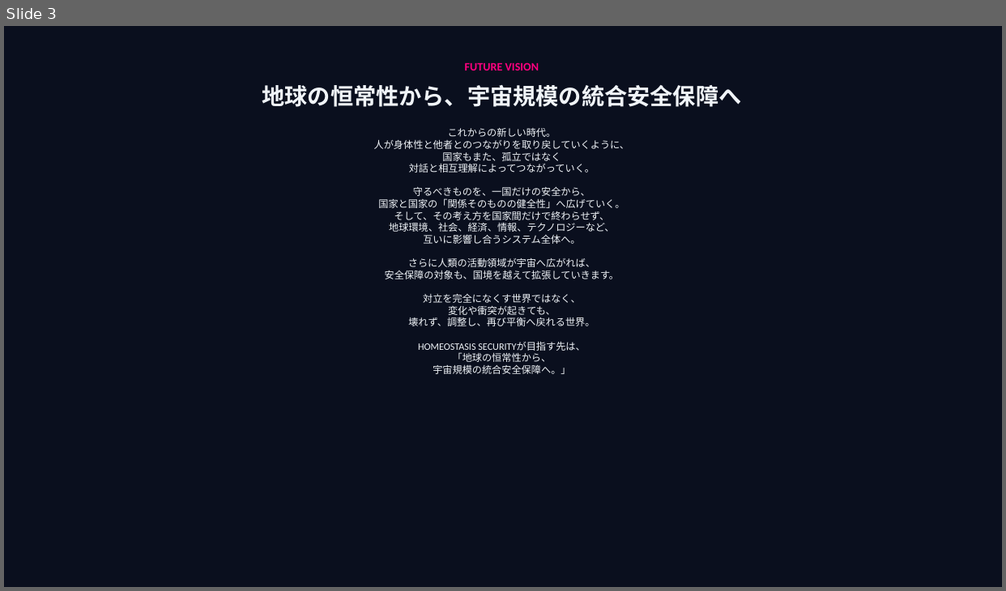
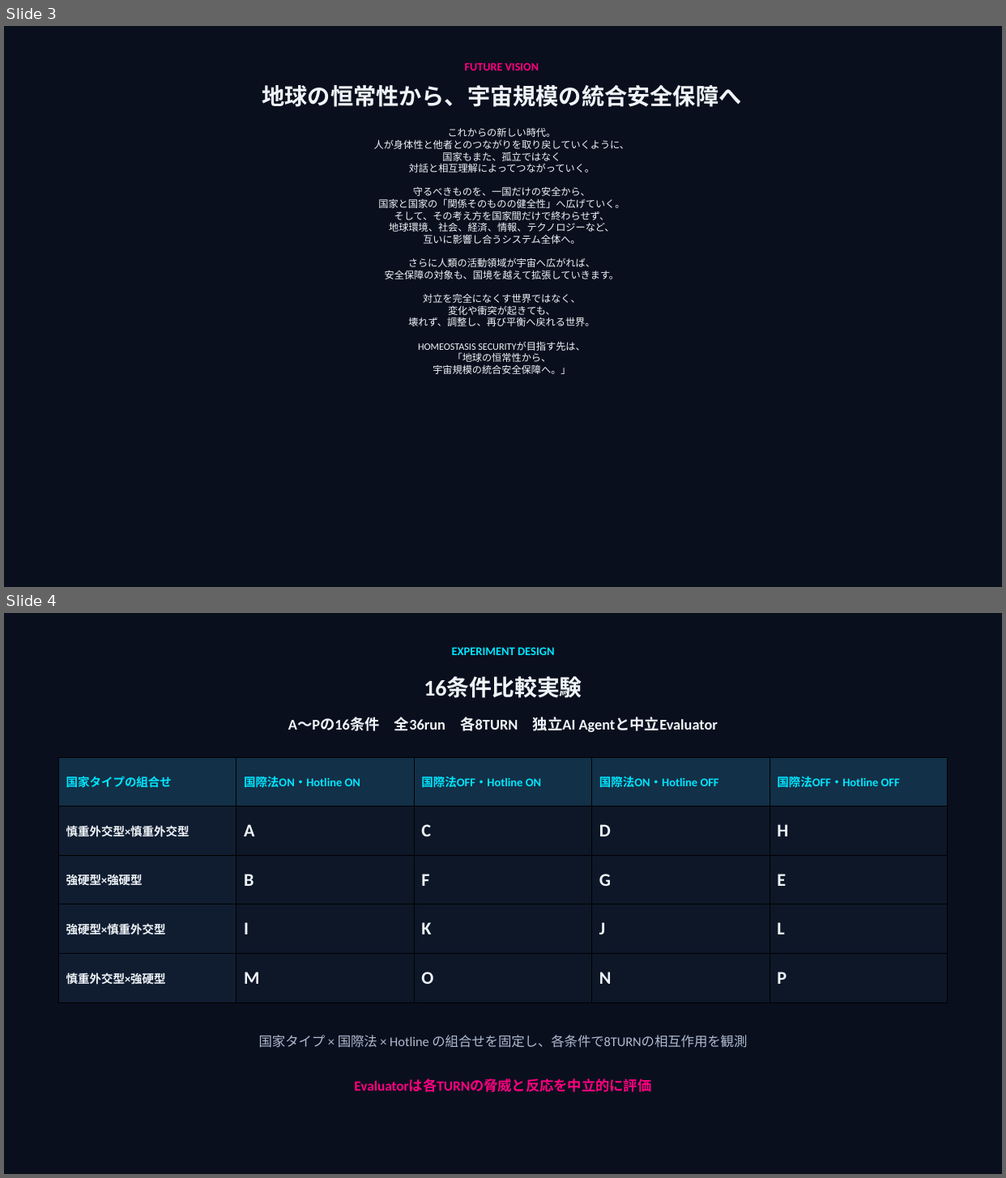
Before and after one commit to ryoryo3888/homeostasis-security, a slide deck: homeostasis_security_presentation(2).pptx. Shown one above the other, each under a label of ours: slide 3 before the commit, slides 3 and 4 after it. The pictures are 1006x591 and 1006x1178 pixels, drawn with LibreOffice and Linux fonts; fonts in the diff are those of the drawing. Boxes give left, top, right and bottom in pixels: in the first picture for what was removed or moved away, otherwise in the second. Text is boxed around its words. In the diff, an @@ line names an element or a change of style, - is before the commit and + after.

```diff
--- a/homeostasis_security_presentation(2).pptx
+++ b/homeostasis_security_presentation(2).pptx
@@ slide 4 added at [4, 613, 1002, 1174], background #0A0F1E @@
@@ text added at [452, 647, 555, 655], 11.2 pt, text #00E5FF, bold @@
+EXPERIMENT DESIGN
@@ text added at [424, 677, 582, 698], 21.8 pt, text #F0F4F8, bold @@
+16条件比較実験
@@ text added at [288, 717, 718, 732], 14.2 pt, text #F0F4F8, bold @@
+A〜Pの16条件 全36run 各8TURN 独立AI Agentと中立Evaluator
@@ table added at [58, 757, 949, 1003], 5 rows, 5 columns @@
+国家タイプの組合せ | 国際法ON・Hotline ON | 国際法OFF・Hotline ON | 国際法ON・Hotline OFF | 国際法OFF・Hotline OFF
+慎重外交型×慎重外交型 | A | C | D | H
+強硬型×強硬型 | B | F | G | E
+強硬型×慎重外交型 | I | K | J | L
+慎重外交型×強硬型 | M | O | N | P
@@ text added at [259, 1035, 747, 1048], 12.8 pt, text #AEBBCF @@
+国家タイプ × 国際法 × Hotline の組合せを固定し、各条件で8TURNの相互作用を観測
@@ text added at [354, 1080, 651, 1093], 13.5 pt, text #FF0080, bold @@
+Evaluatorは各TURNの脅威と反応を中立的に評価
```
Also in this commit, not shown: 2 other slides added, 1 other file.
